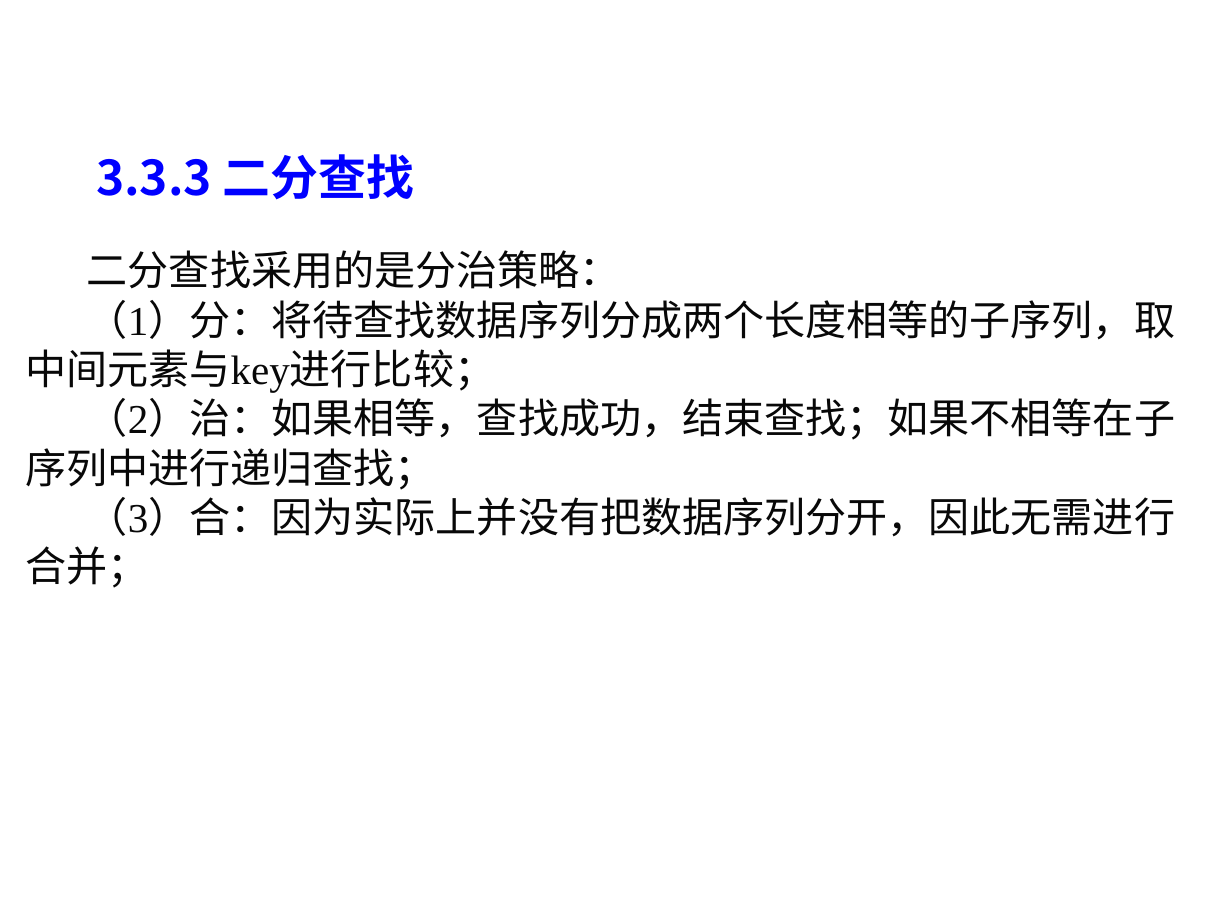
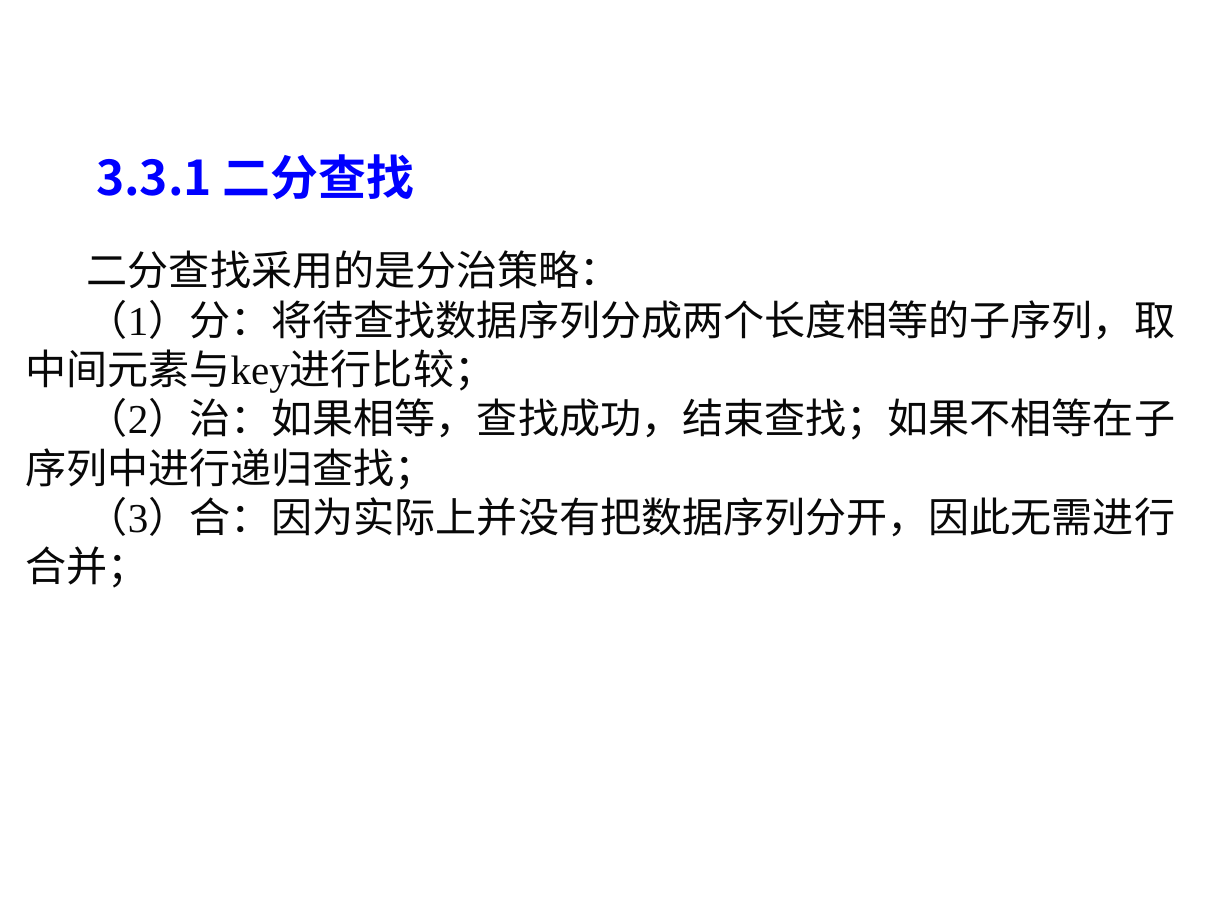
Before and after one commit to liutongling/DP, a slide deck: slide 61 of file/第3章 分治法计.pptx. Drawn at 1232x924 pixels with LibreOffice and Linux fonts; fonts in the diff are those of the drawing; background and template pictures are left out. Boxes give left, top, right and bottom in pixels: in the first picture for what was removed or moved away, otherwise in the second. Text is boxed around its words. In the diff, an @@ line names an element or a change of style, - is before the commit and + after.

```diff
--- a/file/第3章 分治法计.pptx
+++ b/file/第3章 分治法计.pptx
@@ text at (x1=96, y1=154, x2=414, y2=200): text changed @@
-3.3.3 二分查找
+3.3.1 二分查找
```
Also in this commit, not shown: 11 slides added, 3 other files.
